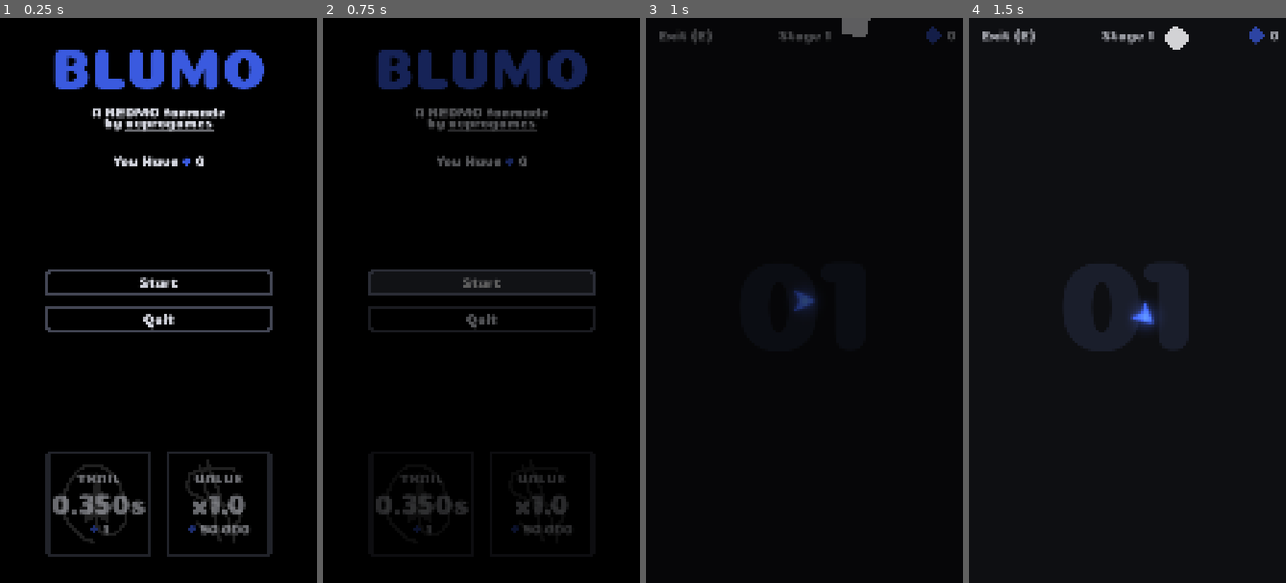
Above: before the commit, frames 1-4 (left to right).
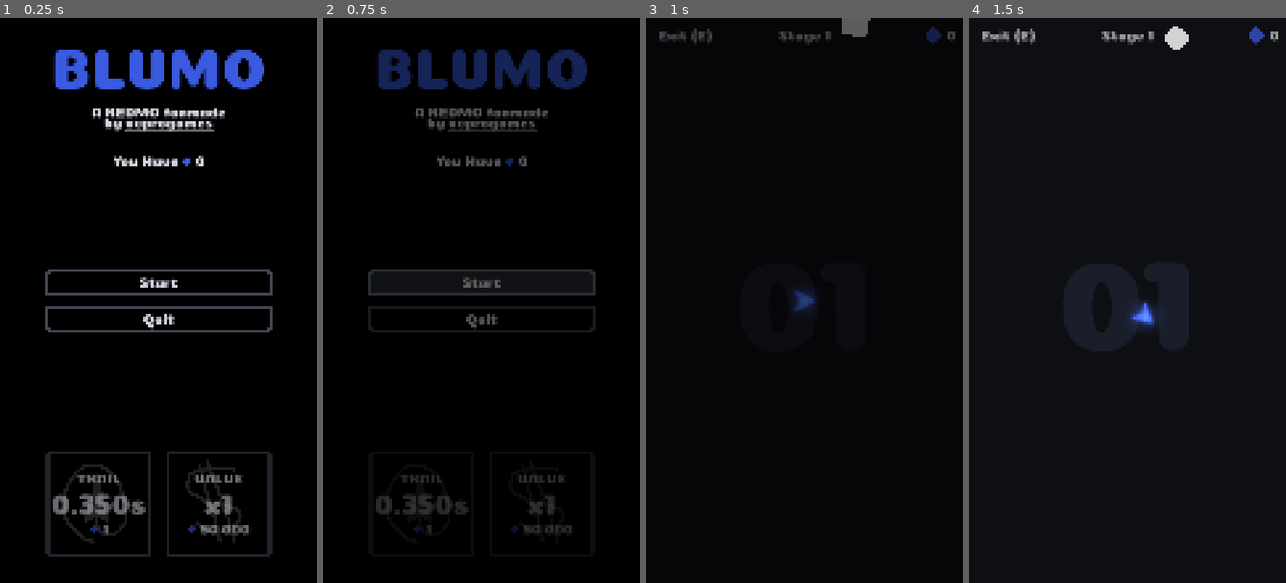
Above: after the commit, the same moments.

Repository: veprogames/blumo
Game: Godot game, scene res://src/main_menu/main_menu.tscn
Two runs of this game, one before a commit and one after it. Both use one fixed random seed, a clock stepped at 60 frames per second and the inputs below.
Inputs (mouse positions are in pixels of both pictures, inside the frame that each line leads up to):
- Up to frame 1 (0.25 s): no input
- Up to frame 2 (0.75 s): click "Start" at 0.5 s
- Up to frame 3 (1 s): no input
- Up to frame 4 (1.5 s): move the mouse to (1143, 300) at 1.27 s

The runs differ from the first frame. In frame 1, 0.4% of the frame differs, in the area x 60-78%, y 84-88%; in frame 2, 0.3%; in frame 3, nothing differs; in frame 4, nothing differs.

Commit message:
rebalance value upgrade

Diff:
--- a/assets/upgrade_definitions/edible_value.tres
+++ b/assets/upgrade_definitions/edible_value.tres
@@ -6,15 +6,15 @@
 
 [sub_resource type="Resource" id="Resource_b4cry"]
 script = ExtResource("1_vveno")
-precision = 1
+precision = 0
 prefix = "x"
 suffix = ""
 metadata/_custom_type_script = "uid://bbck1ogxv7f6w"
 
 [resource]
 script = ExtResource("1_5ppxb")
-price_formula = "30000 + 20000 * 2 ** level"
-effect_formula = "1 + 0.2 * level"
+price_formula = "50000 * (1 + level) * 2 ** level"
+effect_formula = "1 + level"
 effect_display = SubResource("Resource_b4cry")
 title = "Value"
 icon = ExtResource("2_fog6o")
